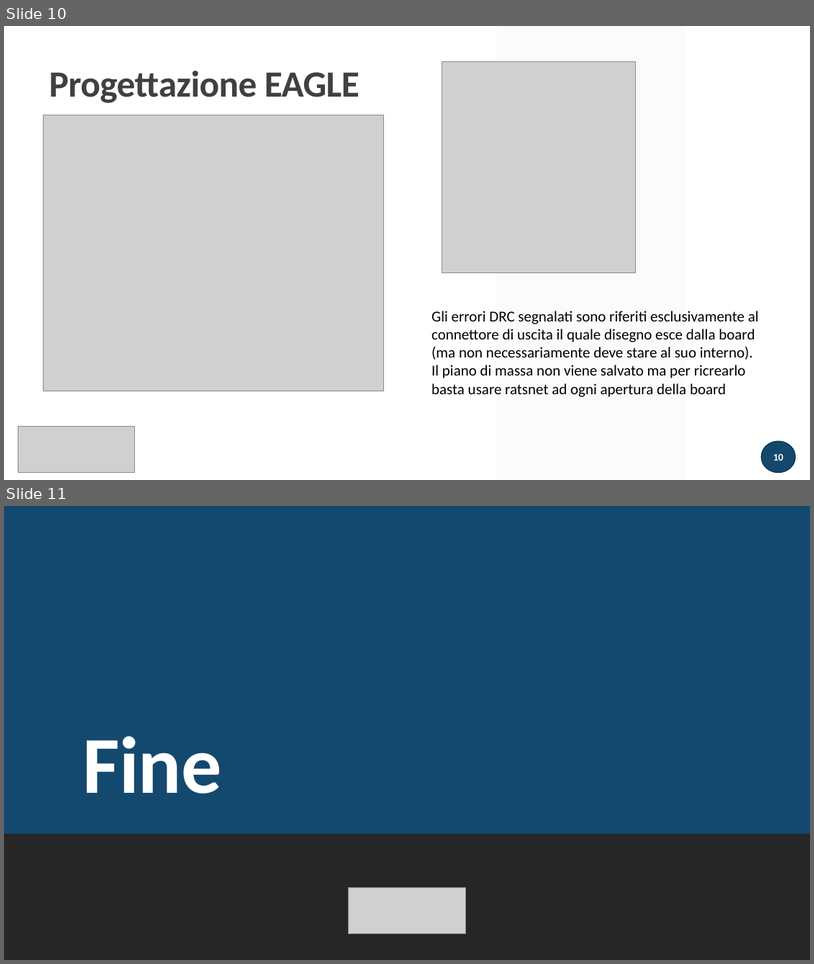
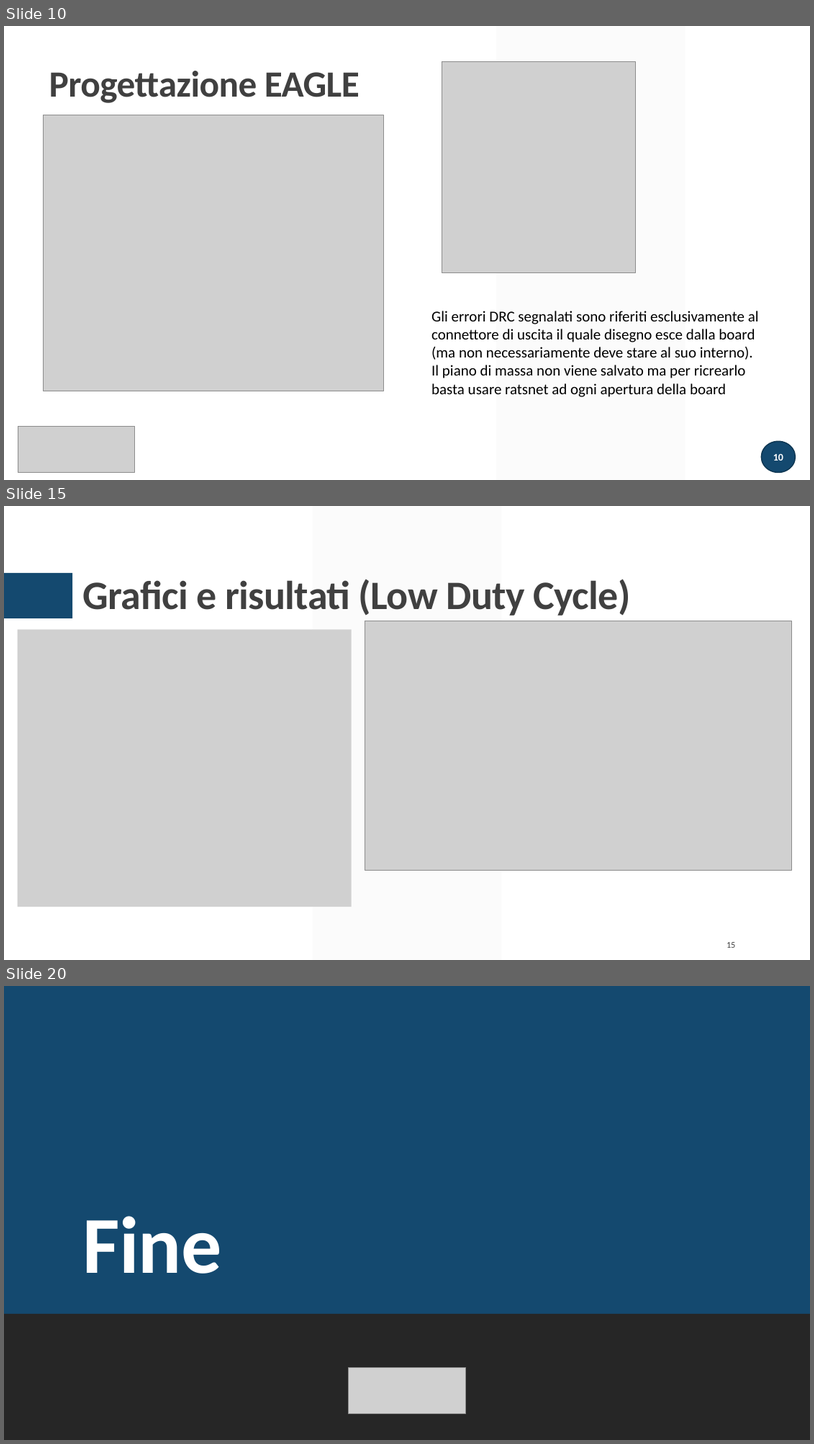
Before and after one commit to greco-salvatore/LTSpice, a slide deck: presentazione/presentazione.pptx. Shown one above the other, each under a label of ours: slides 10 and 11 before the commit, slides 10, 15 and 20 after it; the slides between them are not shown. The pictures are 814x964 and 814x1444 pixels, drawn with LibreOffice and Linux fonts; fonts in the diff are those of the drawing; grey boxes stand for pictures. Boxes give left, top, right and bottom in pixels: in the first picture for what was removed or moved away, otherwise in the second. Text is boxed around its words. In the diff, an @@ line names an element or a change of style, - is before the commit and + after.

```diff
--- a/presentazione/presentazione.pptx
+++ b/presentazione/presentazione.pptx
@@ slide 15 added at box(4, 506, 810, 960), background #FFFFFF; not listed: 2 template elements that a slide beside it also shows @@
@@ title added at box(82, 579, 631, 615), 48 pt, text #404040, bold @@
+Grafici e risultati (Low Duty Cycle)
@@ picture added at box(17, 629, 352, 906) @@
@@ picture added at box(365, 621, 792, 870) @@
@@ page number added at box(727, 942, 736, 947), 10.5 pt, text #404040 @@
+15
@@ what was slide 11 is now slide 20 @@
```
Also in this commit, not shown: 2 slides changed, 8 other slides added.
